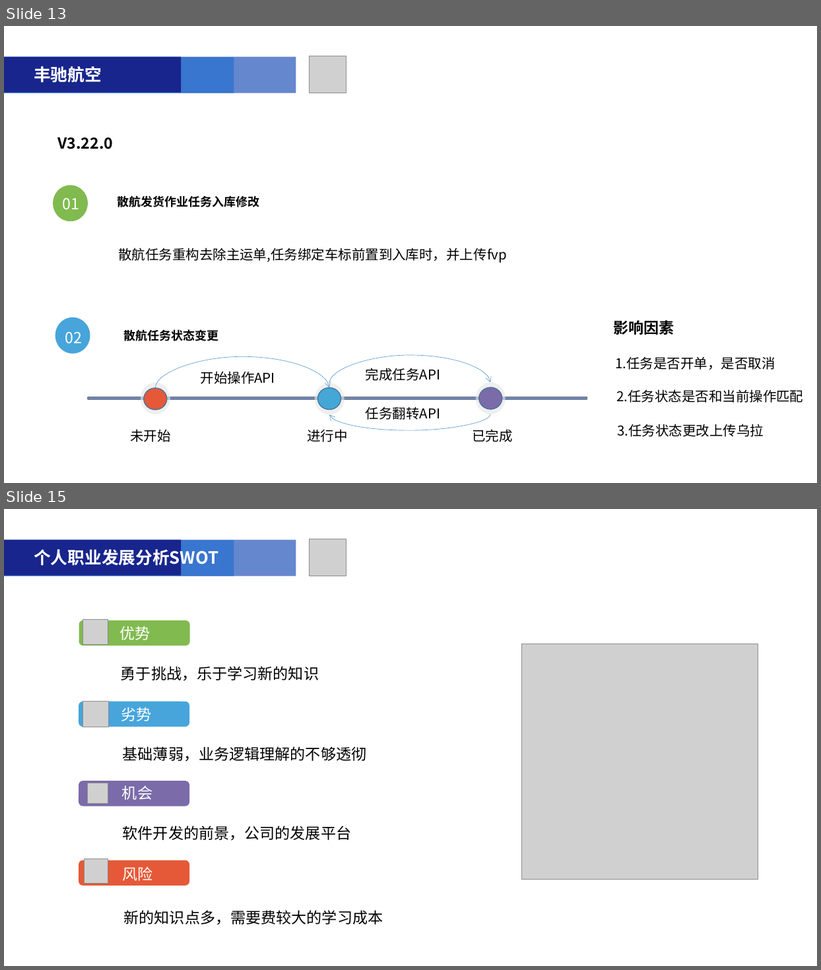
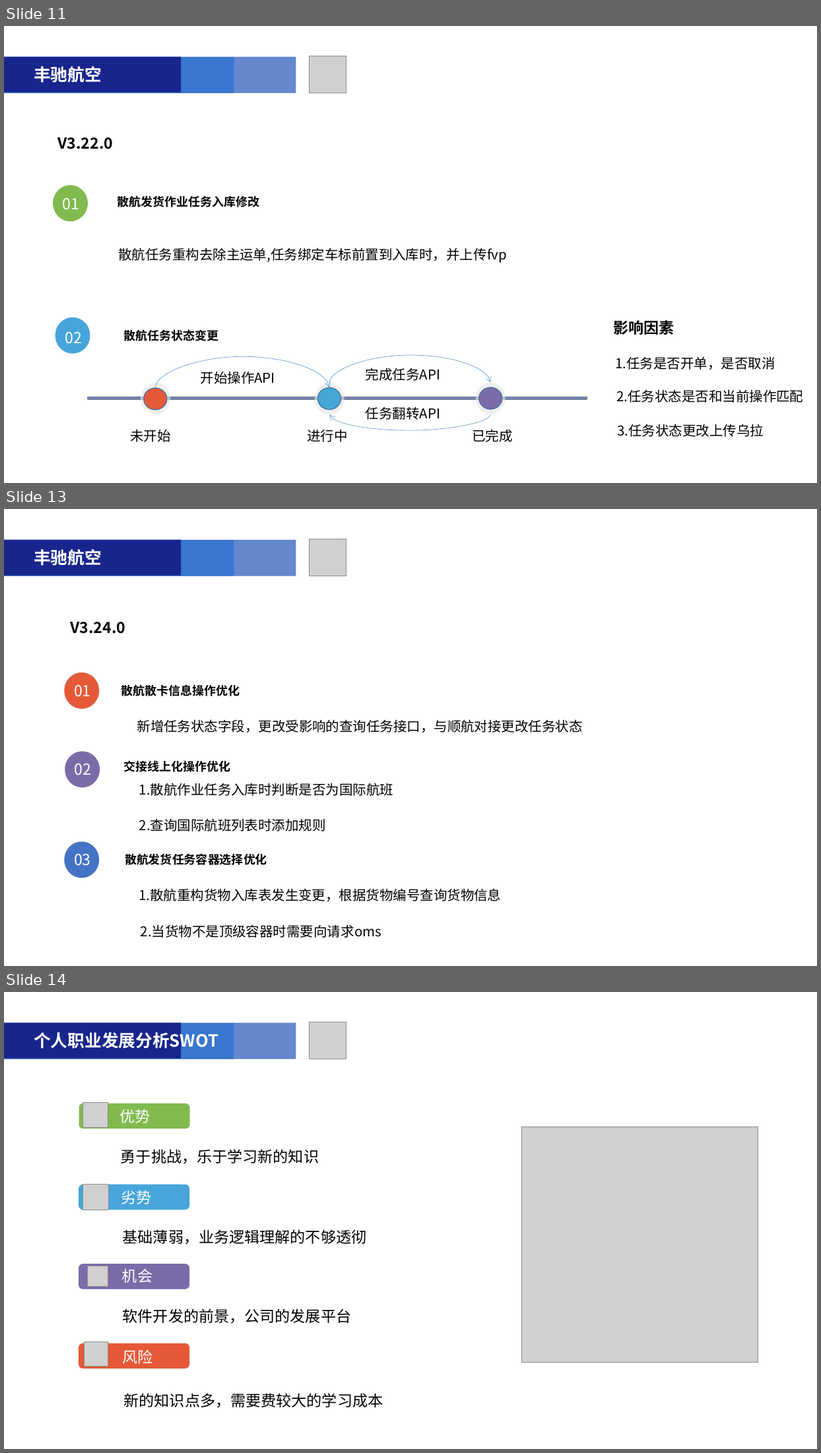
Before and after one commit to liuqiansb/zz, a slide deck: 附件1-2019届大学生转正汇报PPT模板2(1).pptx. Shown one above the other, each under a label of ours: slides 13 and 15 before the commit, slides 11, 13 and 14 after it; the slides between them are not shown. The pictures are 821x970 and 821x1453 pixels, drawn with LibreOffice and Linux fonts; fonts in the diff are those of the drawing; grey boxes stand for pictures. Boxes give left, top, right and bottom in pixels: in the first picture for what was removed or moved away, otherwise in the second. Text is boxed around its words. In the diff, an @@ line names an element or a change of style, - is before the commit and + after.

```diff
--- a/附件1-2019届大学生转正汇报PPT模板2(1).pptx
+++ b/附件1-2019届大学生转正汇报PPT模板2(1).pptx
@@ slide 13 added at (4,509,817,966), background #FFFFFF @@
@@ rounded rectangle added at (4,539,296,576), fill #6587CE @@
@@ rounded rectangle added at (4,540,234,576), fill #3976CF @@
@@ rounded rectangle added at (4,539,181,575), fill #18258D @@
@@ picture added at (310,539,347,576) @@
@@ text added at (34,549,102,566), 20 pt, text #FFFFFF, bold @@
+丰驰航空
@@ text added at (70,622,125,634), 18 pt, text #000000, bold @@
+V3.24.0
@@ ellipse added at (64,673,99,708), fill #E55938 @@
@@ text added at (74,685,91,697), 18 pt, text #FFFFFF @@
+01
@@ text added at (121,685,240,696), 14 pt, text #000000, bold @@
+散航散卡信息操作优化
@@ text added at (137,720,583,733), 16 pt, text #000000 @@
+新增任务状态字段，更改受影响的查询任务接口，与顺航对接更改任务状态
@@ ellipse added at (65,752,100,788), fill #7B6BA9 @@
@@ text added at (75,764,92,775), 18 pt, text #FFFFFF @@
+02
@@ text added at (123,760,230,772), 14 pt, text #000000, bold @@
+交接线上化操作优化
@@ text added at (139,783,393,796), 16 pt, text #000000 @@
+1.散航作业任务入库时判断是否为国际航班
@@ text added at (139,819,326,832), 16 pt, text #000000 @@
+2.查询国际航班列表时添加规则
@@ ellipse added at (64,842,99,878), fill #4472C4 @@
@@ text added at (74,854,91,866), 18 pt, text #FFFFFF @@
+03
@@ text added at (125,854,267,865), 14 pt, text #000000, bold @@
+散航发货任务容器选择优化
@@ text added at (139,889,501,902), 16 pt, text #000000 @@
+1.散航重构货物入库表发生变更，根据货物编号查询货物信息
@@ text added at (141,925,382,938), 16 pt, text #000000 @@
+2.当货物不是顶级容器时需要向请求oms
@@ what was slide 13 is now slide 11 @@
@@ what was slide 15 is now slide 14 @@
```
Also in this commit, not shown: 6 slides changed, 2 other slides added, 4 slides removed, 2 other files.
